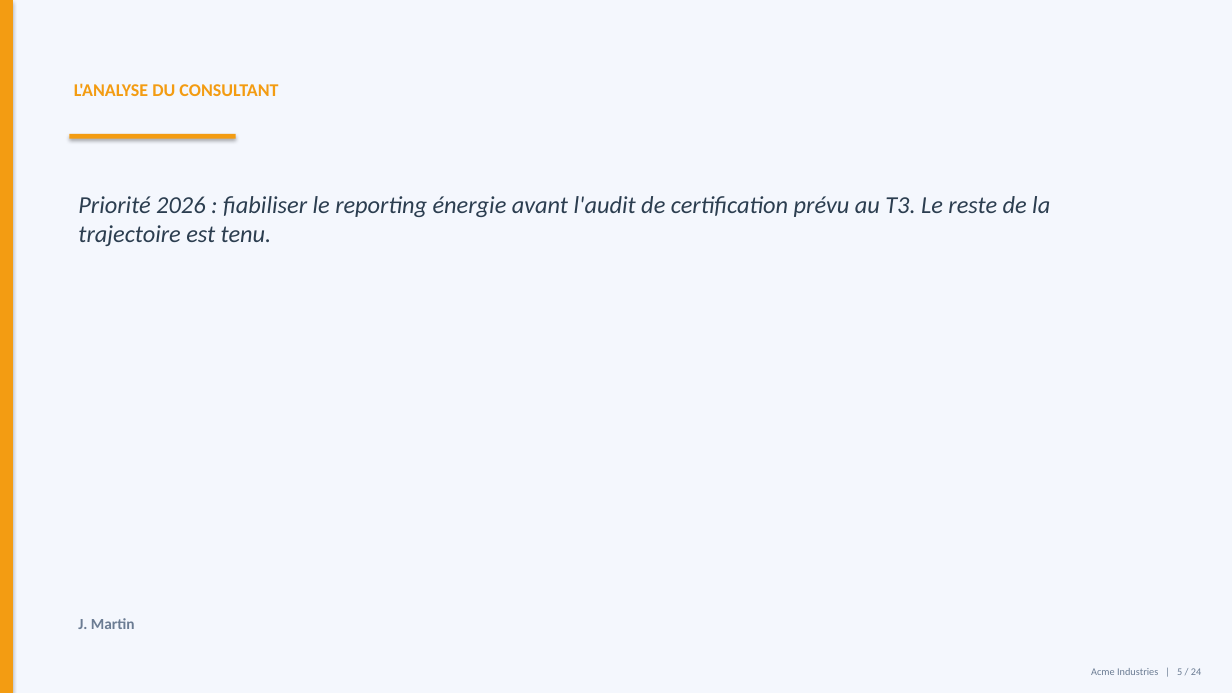
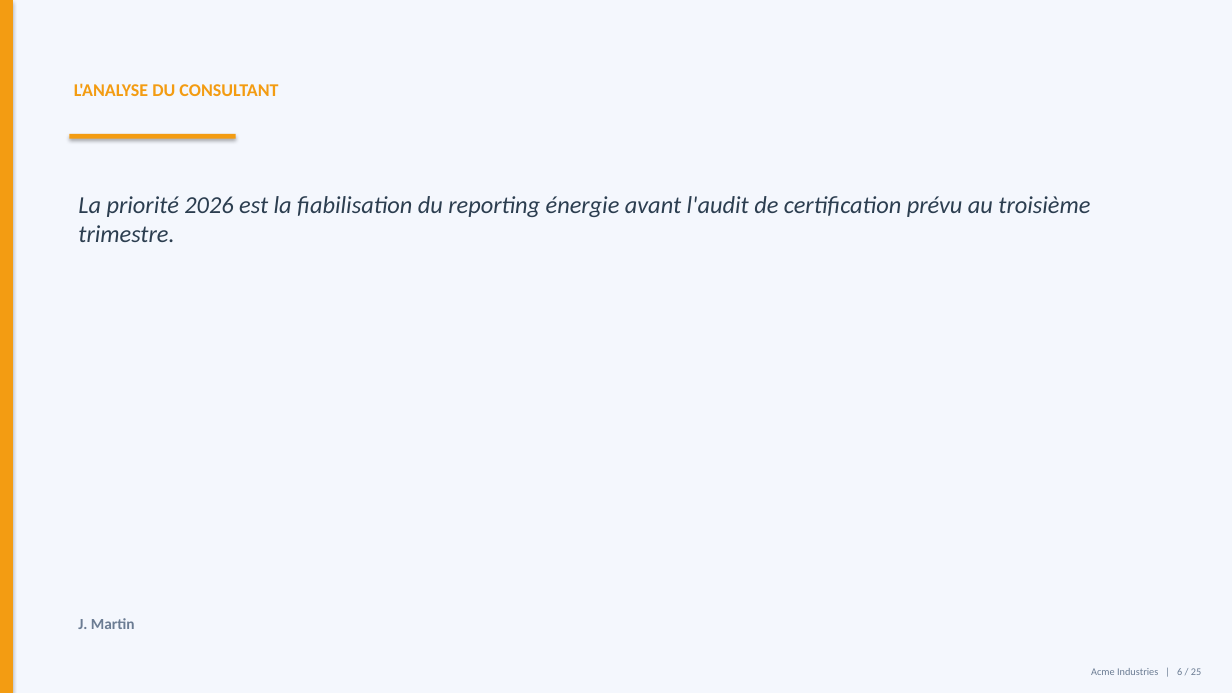
Before and after one commit to mehdiarrais-bot/Ethereal-ESG, a slide deck: slide 6 of examples/Presentation.pptx (slide 5 before the commit). Drawn at 1232x693 pixels with LibreOffice and Linux fonts; fonts in the diff are those of the drawing. Boxes give left, top, right and bottom in pixels: in the first picture for what was removed or moved away, otherwise in the second. Text is boxed around its words. In the diff, an @@ line names an element or a change of style, - is before the commit and + after.

```diff
--- a/examples/Presentation.pptx
+++ b/examples/Presentation.pptx
@@ text at [78,196,1090,242]: text changed @@
-Priorité 2026 : fiabiliser le reporting énergie avant l'audit de certification prévu au T3. Le reste de la trajectoire est tenu.
+La priorité 2026 est la fiabilisation du reporting énergie avant l'audit de certification prévu au troisième trimestre.
@@ text at [1091,668,1201,675]: text changed @@
-Acme Industries | 5 / 24
+Acme Industries | 6 / 25
```
Also in this commit, not shown: 23 other slides changed, 1 slide added, 6 other files.
